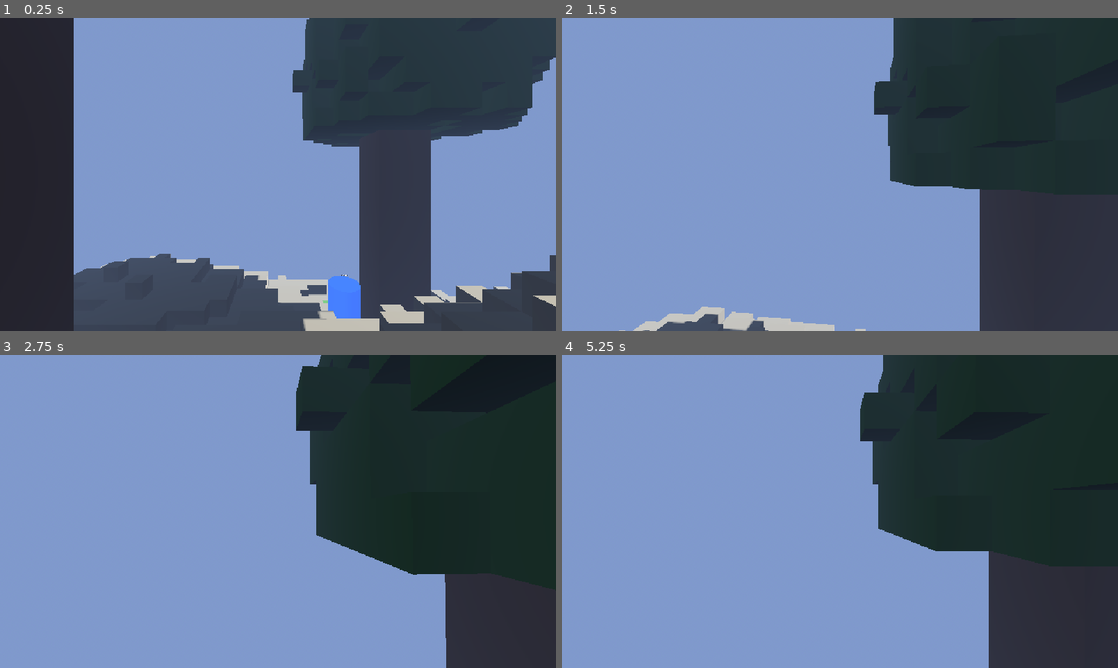
Above: before the commit, frames 1-4 (two rows, left to right).
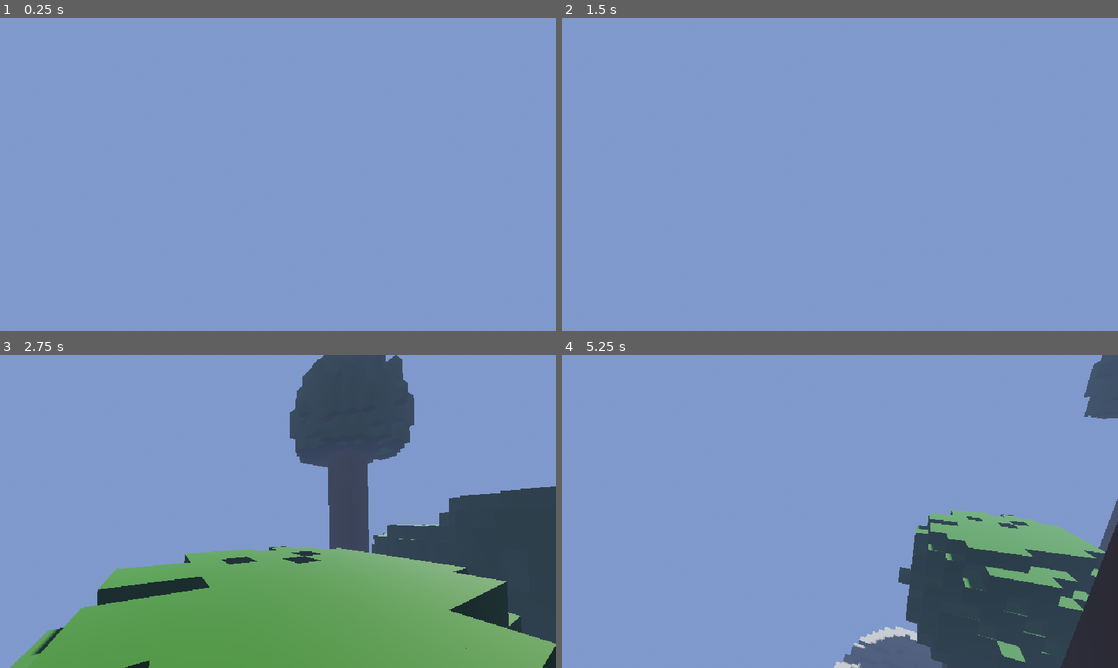
Above: after the commit, the same moments.

Repository: ahmadmuteen64-droid/Ashfall
Game: Godot game, scene res://scenes/world/main.tscn
Same seed, same stepped clock (60 frames per second), same inputs: the game is played once before the commit and once after it.
Inputs (mouse positions are in pixels of both pictures, inside the frame that each line leads up to):
- Up to frame 1 (0.25 s): no input
- Up to frame 2 (1.5 s): tap Enter at 0.5 s; move the mouse to (867, 174) at 0.52 s; hold E (interact) 0.53-1.28 s; hold S (move_forward) from 0.53 s (still down); click (867, 174) at 0.67 s; tap Space (jump) at 0.77, 1.07 s; tap V at 0.8, 1.35 s; move the mouse to (812, 174) at 1.27 s; click (812, 174) at 1.42 s
- Up to frame 3 (2.75 s): keep holding S (move_forward); tap Space (jump) at 1.52, 1.55, 1.82, 2.1 s; move the mouse to (289, 505) at 2.02 s; hold E (interact) from 2.03 s (still down); click (289, 505) at 2.17 s
- Up to frame 4 (5.25 s): keep holding S (move_forward); move the mouse to (834, 517) at 2.77 s; release E (interact) at 2.78 s; tap E (interact) at 2.85, 4.55 s; click (834, 517) at 2.92 s; tap Space (jump) at 3.02, 3.32, 3.77, 3.8, 4.07, 4.52, 4.82 s; tap V at 3.05, 5.1 s; move the mouse to (878, 514) at 3.52 s; hold J (journal) 3.53-4.28 s; click (878, 514) at 3.67 s; move the mouse to (795, 508) at 4.27 s; tap Shift (sprint) at 4.35 s; click (795, 508) at 4.42 s; move the mouse to (845, 511) at 5.02 s; click (845, 511) at 5.17 s

The runs differ from the first frame. In frame 1, 52% of the frame differs, in the area x 0-100%, y 0-100%; in frame 2, 35%; in frame 3, 58%, in the area x 1-100%, y 0-100%; in frame 4, 36%.

Commit message:
feat: camera fixed

Diff:
--- a/scenes/player/camera_rig.tscn
+++ /dev/null
@@ -1,15 +0,0 @@
-[gd_scene format=3 uid="uid://bxl6drf6adh83"]
-
-[ext_resource type="Script" path="res://scripts/components/camera_rig.gd" id="1_camrig"]
-
-[node name="CameraRig" type="Node3D" unique_id=1148178580]
-script = ExtResource("1_camrig")
-
-[node name="SpringArm3D" type="SpringArm3D" parent="." unique_id=2095392598]
-spring_length = 0.0
-margin = 0.3
-
-[node name="Camera3D" type="Camera3D" parent="SpringArm3D" unique_id=2095392599]
-transform = Transform3D(1, 0, 0, 0, 1, 0, 0, 0, 1, 0, 0, 1.439714)
-near = 0.1
-far = 500.0
--- a/scenes/player/player.tscn
+++ b/scenes/player/player.tscn
@@ -2,6 +2,8 @@
 
 [ext_resource type="Script" uid="uid://cdx34jbw8x143" path="res://scripts/components/player_controller.gd" id="1_ctrl"]
 [ext_resource type="Script" uid="uid://csm6kgp6nhkhr" path="res://scripts/components/cape.gd" id="2_cape"]
+[ext_resource type="Script" uid="uid://c7lj1tl7268l4" path="res://scripts/components/interaction_sensor.gd" id="4_sensor"]
+[ext_resource type="Script" uid="uid://dmcbodgwew084" path="res://scripts/components/voxel_destroyer.gd" id="5_voxdest"]
 
 [sub_resource type="CapsuleShape3D" id="CapsuleShape3D_player"]
 radius = 0.4
@@ -31,7 +33,7 @@
 shape = SubResource("CapsuleShape3D_player")
 
 [node name="CameraTarget" type="Marker3D" parent="." unique_id=2059745322]
-transform = Transform3D(1, 0, 0, 0, 1, 0, 0, 0, 1, 0, -0.058757544, 0)
+transform = Transform3D(1, 0, 0, 0, 1, 0, 0, 0, 1, 0, 0.9, 0)
 
 [node name="BodyMesh" type="CSGCylinder3D" parent="." unique_id=817893157]
 radius = 0.35
@@ -51,10 +53,8 @@
 local_coords = true
 process_material = SubResource("PPM_wind")
 
-[node name="Head" type="Node3D" parent="." unique_id=200000001]
-transform = Transform3D(1, 0, 0, 0, 1, 0, 0, 0, 1, 0, 1.7, 0)
+[node name="InteractionSensor" type="Area3D" parent="." unique_id=491842941]
+script = ExtResource("4_sensor")
 
-[node name="Camera3D" type="Camera3D" parent="Head" unique_id=200000002]
-near = 0.05
-far = 500.0
-fov = 75.0
+[node name="VoxelDestroyer" type="Node" parent="." unique_id=891286800]
+script = ExtResource("5_voxdest")
--- /dev/null
+++ b/scenes/player/player_comp.tscn
@@ -0,0 +1,12 @@
+[gd_scene format=3]
+
+[ext_resource type="PackedScene" uid="uid://dby1lthxlt2uw" path="res://scenes/player/player.tscn" id="1_player"]
+[ext_resource type="Script" uid="uid://dpql6pcm48dvp" path="res://scripts/components/fps_camera.gd" id="2_cam"]
+
+[node name="PlayerComp" type="Node3D"]
+
+[node name="Player" parent="." instance=ExtResource("1_player")]
+
+[node name="Camera3D" type="Camera3D" parent="."]
+script = ExtResource("2_cam")
+follow_target = NodePath("../Player/CameraTarget")
--- a/scenes/world/main.tscn
+++ b/scenes/world/main.tscn
@@ -1,9 +1,7 @@
 [gd_scene format=3 uid="uid://clfriwpfy25w2"]
 
 [ext_resource type="Script" uid="uid://di4onh371dxnp" path="res://scripts/systems/main.gd" id="1_main"]
-[ext_resource type="PackedScene" uid="uid://dby1lthxlt2uw" path="res://scenes/player/player.tscn" id="2_player"]
-[ext_resource type="Script" uid="uid://c7lj1tl7268l4" path="res://scripts/components/interaction_sensor.gd" id="4_sensor"]
-[ext_resource type="Script" uid="uid://dmcbodgwew084" path="res://scripts/components/voxel_destroyer.gd" id="5_pibea"]
+[ext_resource type="PackedScene" path="res://scenes/player/player_comp.tscn" id="2_playercomp"]
 [ext_resource type="PackedScene" uid="uid://by0px4bx70g7i" path="res://scenes/ui/journal.tscn" id="12_journal"]
 [ext_resource type="PackedScene" uid="uid://dxosr42kpgg25" path="res://scenes/ui/inventory.tscn" id="13_inv"]
 [ext_resource type="PackedScene" uid="uid://dyxkiaitb7plq" path="res://scenes/ui/experiment_station.tscn" id="14_station"]
@@ -43,14 +41,8 @@
 light_energy = 2.0
 shadow_enabled = true
 
-[node name="Player" parent="." unique_id=153334260 instance=ExtResource("2_player")]
-transform = Transform3D(1, 0, 0, 0, 1, 0, 0, 0, 1, 25, 22, 25)
-
-[node name="InteractionSensor" type="Area3D" parent="Player" unique_id=491842941]
-script = ExtResource("4_sensor")
-
-[node name="VoxelDestroyer" type="Node" parent="Player" unique_id=891286800]
-script = ExtResource("5_pibea")
+[node name="PlayerComp" parent="." instance=ExtResource("2_playercomp")]
+transform = Transform3D(1, 0, 0, 0, 1, 0, 0, 0, 1, 16, 68, 16)
 
 [node name="JournalUI" parent="." unique_id=376284766 instance=ExtResource("12_journal")]
 process_mode = 1
--- /dev/null
+++ b/scripts/components/fps_camera.gd
@@ -0,0 +1,140 @@
+extends Camera3D
+
+## Switchable FPS / TPS camera — independent of the Player node.
+##
+## V toggles between first-person and third-person.
+## FPS: camera at head, body meshes hidden (shadow-only).
+## TPS: camera orbits behind player, full body visible, controls inverted.
+## Movement code reads this camera's basis for direction.
+
+@export var follow_target: NodePath
+@export var mouse_sensitivity: float = 0.2
+@export var pitch_min: float = -89.0
+@export var pitch_max: float = 89.0
+@export var eye_height: float = 0.0
+
+# ── Third-person settings ───────────────────────────────
+@export var tps_distance: float = 5.0
+@export var tps_height: float = 1.5
+@export var tps_distance_min: float = 1.5
+@export var tps_distance_max: float = 15.0
+
+var _yaw: float = 0.0
+var _pitch: float = 0.0
+var _mouse_captured: bool = false
+var _is_third_person: bool = false
+
+
+func _ready() -> void:
+	current = true
+	near = 0.05
+	far = 500.0
+	fov = 75.0
+	_capture_mouse()
+	_update_body_visibility()
+	print("FPS_CAMERA_OK  fov:%.1f  eye:%.1f" % [fov, eye_height])
+
+
+func _physics_process(_delta: float) -> void:
+	var target := _resolve_target()
+	if not target:
+		return
+
+	var head_pos := target.global_position + Vector3(0, eye_height, 0)
+
+	if _is_third_person:
+		# Orbit behind the player at tps_distance
+		var yaw_rad := deg_to_rad(_yaw)
+		var pitch_rad := deg_to_rad(_pitch)
+		var orbit_offset := Vector3(0, 0, tps_distance)
+		orbit_offset = orbit_offset.rotated(Vector3.RIGHT, -pitch_rad)
+		orbit_offset = orbit_offset.rotated(Vector3.UP, -yaw_rad)
+		global_position = head_pos + Vector3(0, tps_height, 0) + orbit_offset
+		look_at(head_pos, Vector3.UP)
+	else:
+		# FPS — snap to head, rotation set in _input via mouse
+		global_position = head_pos
+
+
+func _input(event: InputEvent) -> void:
+	if event is InputEventKey and event.pressed:
+		match event.keycode:
+			KEY_ESCAPE:
+				if _mouse_captured:
+					Input.mouse_mode = Input.MOUSE_MODE_VISIBLE
+					_mouse_captured = false
+				else:
+					_capture_mouse()
+			KEY_V:
+				_is_third_person = not _is_third_person
+				_update_body_visibility()
+
+	if event is InputEventMouseMotion and _mouse_captured:
+		if _is_third_person:
+			# Inverted both axes — drag-the-world feel
+			_yaw += event.relative.x * mouse_sensitivity
+			_pitch += event.relative.y * mouse_sensitivity
+		else:
+			# FPS — direct look
+			_yaw -= event.relative.x * mouse_sensitivity
+			_pitch -= event.relative.y * mouse_sensitivity
+		_pitch = clampf(_pitch, pitch_min, pitch_max)
+
+		if not _is_third_person:
+			# FPS — apply rotation directly
+			rotation_degrees = Vector3(_pitch, _yaw, 0)
+		# TPS rotation is applied in _physics_process via look_at
+
+	if event is InputEventMouseButton and event.pressed:
+		match event.button_index:
+			MOUSE_BUTTON_LEFT:
+				if not _mouse_captured:
+					_capture_mouse()
+			MOUSE_BUTTON_WHEEL_UP:
+				if _is_third_person:
+					tps_distance = clampf(tps_distance - 0.5, tps_distance_min, tps_distance_max)
+				else:
+					fov = clampf(fov - 2.0, 30.0, 120.0)
+			MOUSE_BUTTON_WHEEL_DOWN:
+				if _is_third_person:
+					tps_distance = clampf(tps_distance + 0.5, tps_distance_min, tps_distance_max)
+				else:
+					fov = clampf(fov + 2.0, 30.0, 120.0)
+
+
+func _capture_mouse() -> void:
+	Input.mouse_mode = Input.MOUSE_MODE_CAPTURED
+	_mouse_captured = true
+
+
+func _resolve_target() -> Node3D:
+	if not follow_target.is_empty():
+		var n := get_node_or_null(follow_target)
+		if n is Node3D:
+			return n
+	return null
+
+
+func _update_body_visibility() -> void:
+	## FPS: body meshes cast shadows only (invisible to camera).
+	## TPS: full visible body + shadows.
+	var player := _find_player()
+	if not player:
+		return
+
+	for mesh_name in ["BodyMesh", "CapeMesh"]:
+		var mesh := player.get_node_or_null(mesh_name)
+		if mesh is GeometryInstance3D:
+			if _is_third_person:
+				mesh.cast_shadow = GeometryInstance3D.SHADOW_CASTING_SETTING_ON
+				mesh.visible = true
+			else:
+				mesh.cast_shadow = GeometryInstance3D.SHADOW_CASTING_SETTING_SHADOWS_ONLY
+				mesh.visible = false
+
+
+func _find_player() -> Node:
+	var parent := get_parent()
+	if not parent:
+		return null
+	return parent.get_node_or_null("Player")
--- a/scripts/components/player_controller.gd
+++ b/scripts/components/player_controller.gd
@@ -1,10 +1,9 @@
 extends CharacterBody3D
 
-## First-person player controller with proper FPS mouse look.
+## First-person player controller — movement, jump, wall-glide.
 ##
-## Yaw (mouse X) rotates the Player body so movement follows the camera.
-## Pitch (mouse Y) rotates the Head node, clamped to avoid flipping.
-## Camera3D is a child of Head.
+## Does NOT own the camera. The camera is a standalone FpsCamera node.
+## Movement direction is computed from the active camera's horizontal forward.
 
 # ── Movement ────────────────────────────────────────────
 @export var speed: float = 6.0
@@ -15,11 +14,6 @@
 @export var glide_duration: float = 1.0
 @export var max_air_jumps: int = 2
 
-# ── Mouse look ──────────────────────────────────────────
-@export var mouse_sensitivity: float = 0.003
-@export var pitch_min: float = -89.0
-@export var pitch_max: float = 89.0
-
 var _gravity: float = 9.8
 var _jump_velocity: float = 0.0
 var _input_dir: Vector2 = Vector2.ZERO
@@ -29,48 +23,12 @@
 var _can_wall_jump: bool = false
 var _air_jumps_remaining: int = 0
 
-@onready var _head: Node3D = $Head
-@onready var _camera: Camera3D = $Head/Camera3D
 @onready var _wind_particles: GPUParticles3D = $WindParticles
 
 
 func _ready() -> void:
 	_jump_velocity = sqrt(2.0 * _gravity * jump_height)
-	_camera.current = true
-	Input.mouse_mode = Input.MOUSE_MODE_CAPTURED
 	print("PLAYER_OK")
-
-
-# ── Mouse look & input ──────────────────────────────────
-
-func _unhandled_input(event: InputEvent) -> void:
-	# Mouse look
-	if event is InputEventMouseMotion and Input.mouse_mode == Input.MOUSE_MODE_CAPTURED:
-		# Yaw: rotate the whole body left/right
-		rotate_y(-event.relative.x * mouse_sensitivity)
-		# Pitch: rotate the head up/down, clamp to avoid flipping
-		_head.rotate_x(-event.relative.y * mouse_sensitivity)
-		_head.rotation.x = clampf(_head.rotation.x, deg_to_rad(pitch_min), deg_to_rad(pitch_max))
-
-	# Escape to toggle mouse capture
-	if event is InputEventKey and event.pressed:
-		if event.keycode == KEY_ESCAPE:
-			if Input.mouse_mode == Input.MOUSE_MODE_CAPTURED:
-				Input.mouse_mode = Input.MOUSE_MODE_VISIBLE
-			else:
-				Input.mouse_mode = Input.MOUSE_MODE_CAPTURED
-
-	# Click to re-capture mouse
-	if event is InputEventMouseButton and event.pressed:
-		if event.button_index == MOUSE_BUTTON_LEFT and Input.mouse_mode != Input.MOUSE_MODE_CAPTURED:
-			Input.mouse_mode = Input.MOUSE_MODE_CAPTURED
-
-	# FOV with scroll wheel
-	if event is InputEventMouseButton and event.pressed:
-		if event.button_index == MOUSE_BUTTON_WHEEL_UP:
-			_camera.fov = clampf(_camera.fov - 2.0, 30.0, 120.0)
-		if event.button_index == MOUSE_BUTTON_WHEEL_DOWN:
-			_camera.fov = clampf(_camera.fov + 2.0, 30.0, 120.0)
 
 
 # ── Movement ─────────────────────────────────────────────
@@ -132,12 +90,14 @@
 		if not did_jump:
 			velocity.y = -0.5
 
-	# Horizontal movement — relative to player's facing direction
+	# Horizontal movement — relative to the active camera's horizontal forward
 	var cur_speed := speed * (sprint_multiplier if _is_sprinting else 1.0)
-	var direction := (transform.basis * Vector3(_input_dir.x, 0, _input_dir.y)).normalized()
+	var cam_basis: Basis = _get_camera_basis()
+	var world_dir: Vector3 = cam_basis * Vector3(_input_dir.x, 0, _input_dir.y)
+	world_dir = world_dir.normalized()
 
-	var target_vel := direction * cur_speed
-	if direction.length() > 0.01:
+	var target_vel := world_dir * cur_speed
+	if world_dir.length() > 0.01:
 		velocity.x = move_toward(velocity.x, target_vel.x, acceleration * delta)
 		velocity.z = move_toward(velocity.z, target_vel.z, acceleration * delta)
 	else:
@@ -151,3 +111,36 @@
 		var in_air := not is_on_floor()
 		var moving_fast := velocity.length() > speed * 1.2
 		_wind_particles.emitting = in_air and (_is_gliding or moving_fast)
+
+	# Rotate body to face the camera's horizontal direction
+	_face_camera_direction()
+
+# ── Body facing ──────────────────────────────────────────
+
+func _face_camera_direction() -> void:
+	var cam: Camera3D = get_viewport().get_camera_3d()
+	if not cam:
+		return
+	var cam_forward := -cam.global_transform.basis.z
+	cam_forward.y = 0.0
+	if cam_forward.length_squared() < 0.001:
+		return
+	rotation.y = atan2(cam_forward.x, cam_forward.z)
+
+# ── Camera-relative direction ────────────────────────────
+
+func _get_camera_basis() -> Basis:
+	## Returns the horizontal-only basis of the active 3D camera
+	## so movement is always relative to where the player is looking.
+	var cam: Camera3D = get_viewport().get_camera_3d()
+	if cam:
+		var b: Basis = cam.global_transform.basis
+		# Flatten forward onto XZ plane
+		var forward: Vector3 = -b.z
+		forward.y = 0.0
+		if forward.length_squared() < 0.001:
+			return Basis()
+		forward = forward.normalized()
+		var right: Vector3 = forward.cross(Vector3.UP).normalized()
+		return Basis(right, Vector3.UP, forward)
+	return Basis()
Not shown, added: scripts/components/fps_camera.gd.uid
